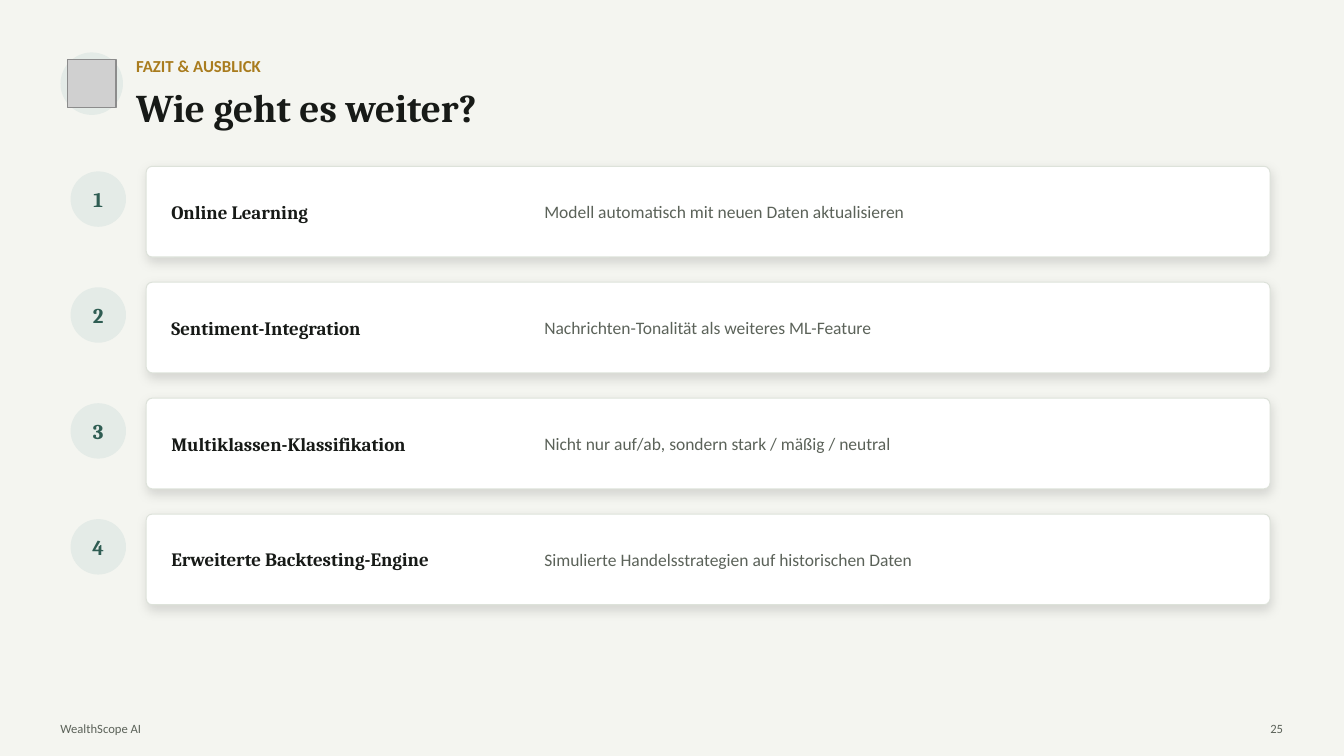
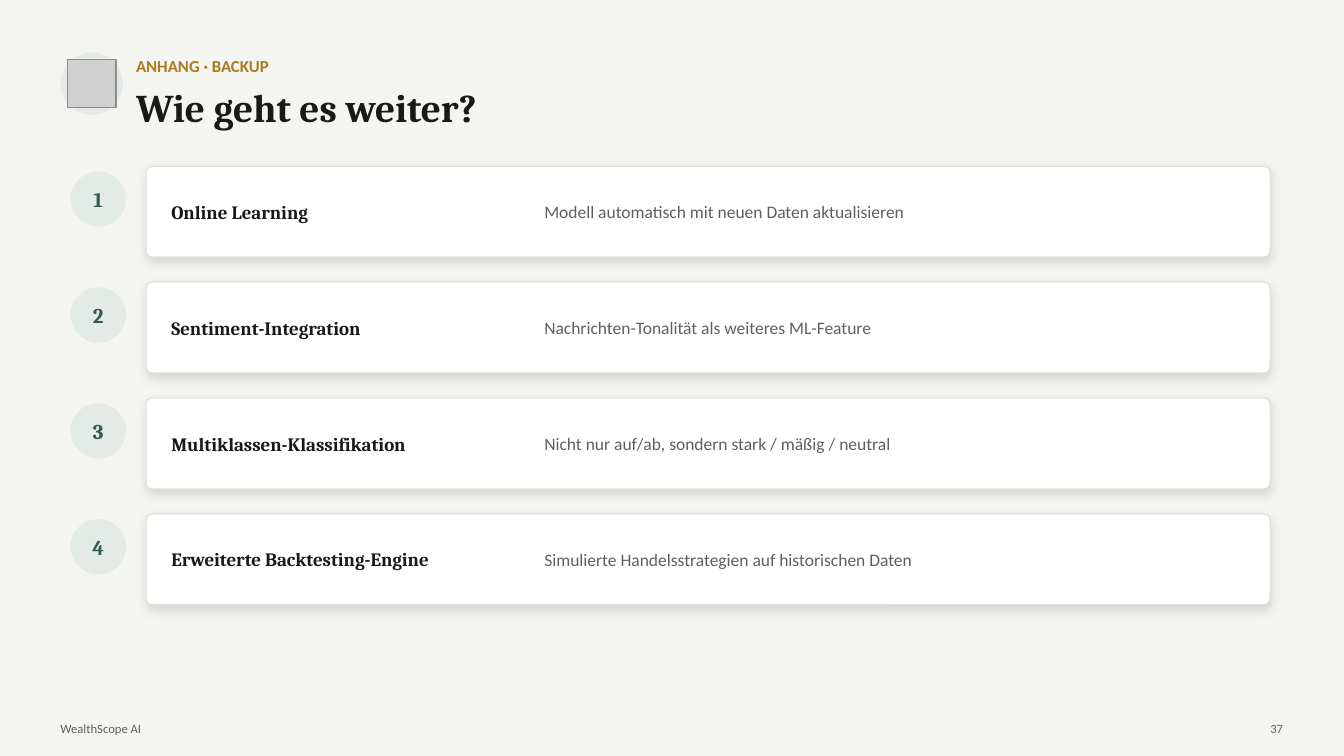
Before and after one commit to fedansoufiane-commits/forexscope-ai, a slide deck: slide 37 of Präsentation/Final/WealthScope_Praesentation_v1.0_FINAL.pptx (slide 25 before the commit). Drawn at 1344x756 pixels with LibreOffice and Linux fonts; fonts in the diff are those of the drawing; grey boxes stand for pictures. Boxes give left, top, right and bottom in pixels: in the first picture for what was removed or moved away, otherwise in the second. Text is boxed around its words. In the diff, an @@ line names an element or a change of style, - is before the commit and + after.

```diff
--- a/Präsentation/Final/WealthScope_Praesentation_v1.0_FINAL.pptx
+++ b/Präsentation/Final/WealthScope_Praesentation_v1.0_FINAL.pptx
@@ text at [136, 61, 269, 72]: text changed @@
-FAZIT & AUSBLICK
+ANHANG · BACKUP
@@ text at [1270, 725, 1283, 733]: text changed @@
-25
+37
```
Also in this commit, not shown: 31 other slides changed.
